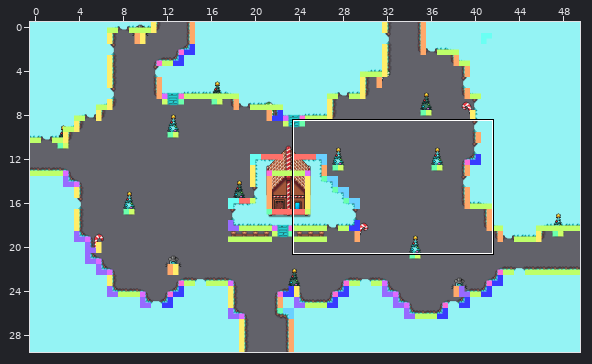
Two versions of a level (Tiled map, GameSample_Contest/resources/Tiled_Project/test_map.tmx). The first picture is a wide view before the edit; the outline marks the close-up.
Close-up. Before the edit:
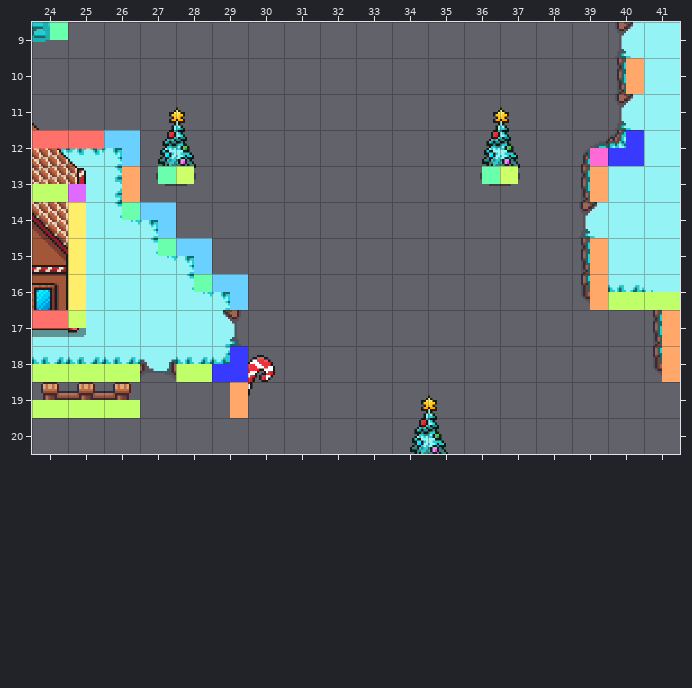
Cells are 64x64 px. Shown: x 24..41, y 9..20. The commit also changed other parts of the map, which this record leaves out.
Once edited:
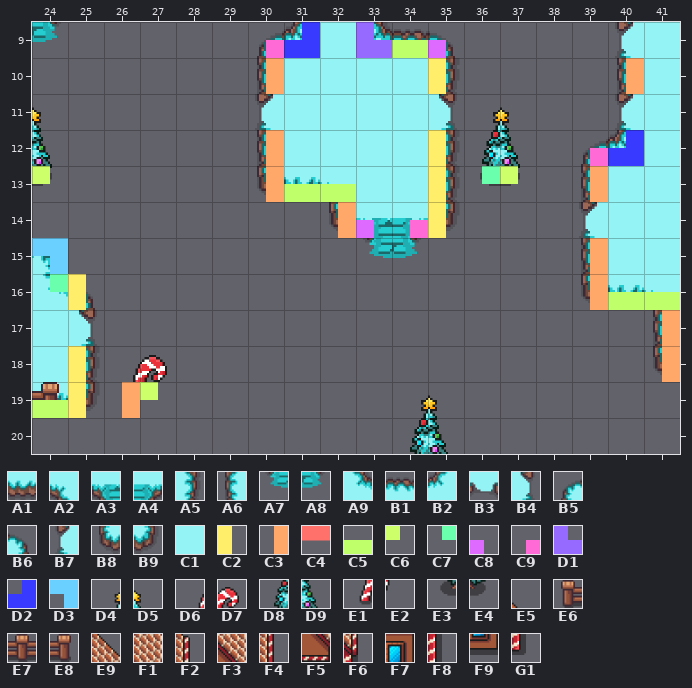
Key: from "Christmass_Grass": A1 4, A2 5, A3 6, A4 7, A5 11, A6 13, A7 14, A8 15, A9 19, B1 20, B2 21, B3 22, B4 23, B5 27, B6 28, B7 31, B8 35, B9 36, C1 37; from "Collision_full": C2 0, C3 1, C4 2, C5 3, C6 4, C7 5, C8 6, C9 7, D1 8, D2 9, D3 11; from "Deco_New": D4 4, D5 5, D6 8, D7 9, D8 16, D9 17, E1 20, E2 21, E3 28, E4 29, E5 111, E6 114, E7 115, E8 116, E9 123, F1 135, F2 136, F3 147, F4 148, F5 159, F6 160, F7 171, F8 172, F9 183, G1 184.
__ is an empty cell.
Tiles replaced or removed in this view: A1, A5, A9, B1, B3, B4, B6, B9, C1, C2, C3, C4, C5, C6, C7, C8, D2, D3, D4, D5, D6, D7, D8, D9, E1, E2, E3, E4, E5, E6, E7, E8, E9, F1, F2, F3, F4, F5, F6, F7, F8, F9, G1.
From old to new:
Changed rows in their new state; .. is an unchanged cell.
Layer "fg":
first column x 24:
 9 .. .. .. .. .. .. B5 B2 C1 A9 B1 B6
10 .. .. .. .. .. .. A6 C1 C1 C1 C1 A5
11 .. .. .. .. .. .. B7 C1 C1 C1 C1 B4
12 __ __ __ .. .. .. A6 C1 C1 C1 C1 A5
13 __ __ __ .. .. .. B8 A1 A2 C1 C1 A5
14 __ __ __ __ .. .. .. .. B8 A3 A4 B9
15 B6 __ __ __ __ .. .. .. .. A7 A8 ..
16 A9 B6 __ __ __ __ .. .. .. .. .. ..
17 .. B4 __ __ __ __ .. .. .. .. .. ..
18 C1 A5 __ __ __ __ .. .. .. .. .. ..
19 A1 B9 .. .. .. .. .. .. .. .. .. ..
Layer "deco":
first column x 24:
11 D5 .. .. __ __ .. ..
12 D9 __ .. __ __ .. ..
13 E4 __ .. __ __ .. ..
14 __ __ .. .. .. .. ..
15 __ __ .. .. .. .. ..
16 __ __ .. .. .. .. ..
17 __ __ .. .. .. .. ..
18 .. .. D6 D7 .. __ __
19 E8 __ E1 E2 .. __ __
Layer "collisions":
first column x 24:
 9 __ .. .. .. .. .. C9 D2 .. D1 C5 C8
10 .. .. .. .. .. .. C3 .. .. .. .. C2
12 __ __ __ .. .. .. C3 .. .. .. .. C2
13 C6 __ __ __ __ .. C3 C5 C5 .. .. C2
14 .. __ __ __ .. .. .. .. C3 C8 C9 C2
15 D3 __ .. __ __ .. .. .. .. .. .. ..
16 C7 .. .. .. __ __ .. .. .. .. .. ..
17 __ __ .. .. .. .. .. .. .. .. .. ..
18 __ C2 __ .. __ __ .. .. .. .. .. ..
19 .. C2 C3 C6 .. __ .. .. .. .. .. ..
